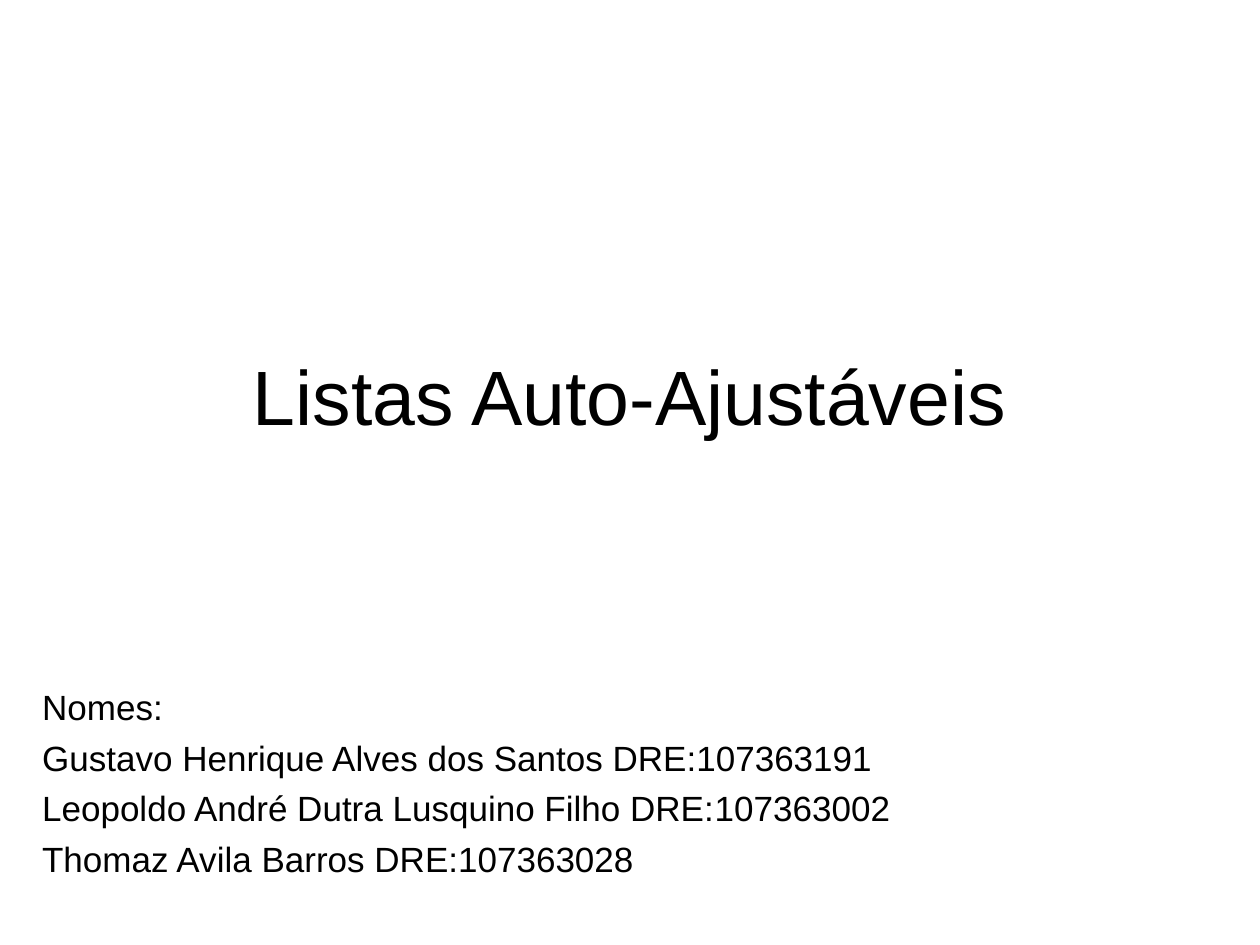
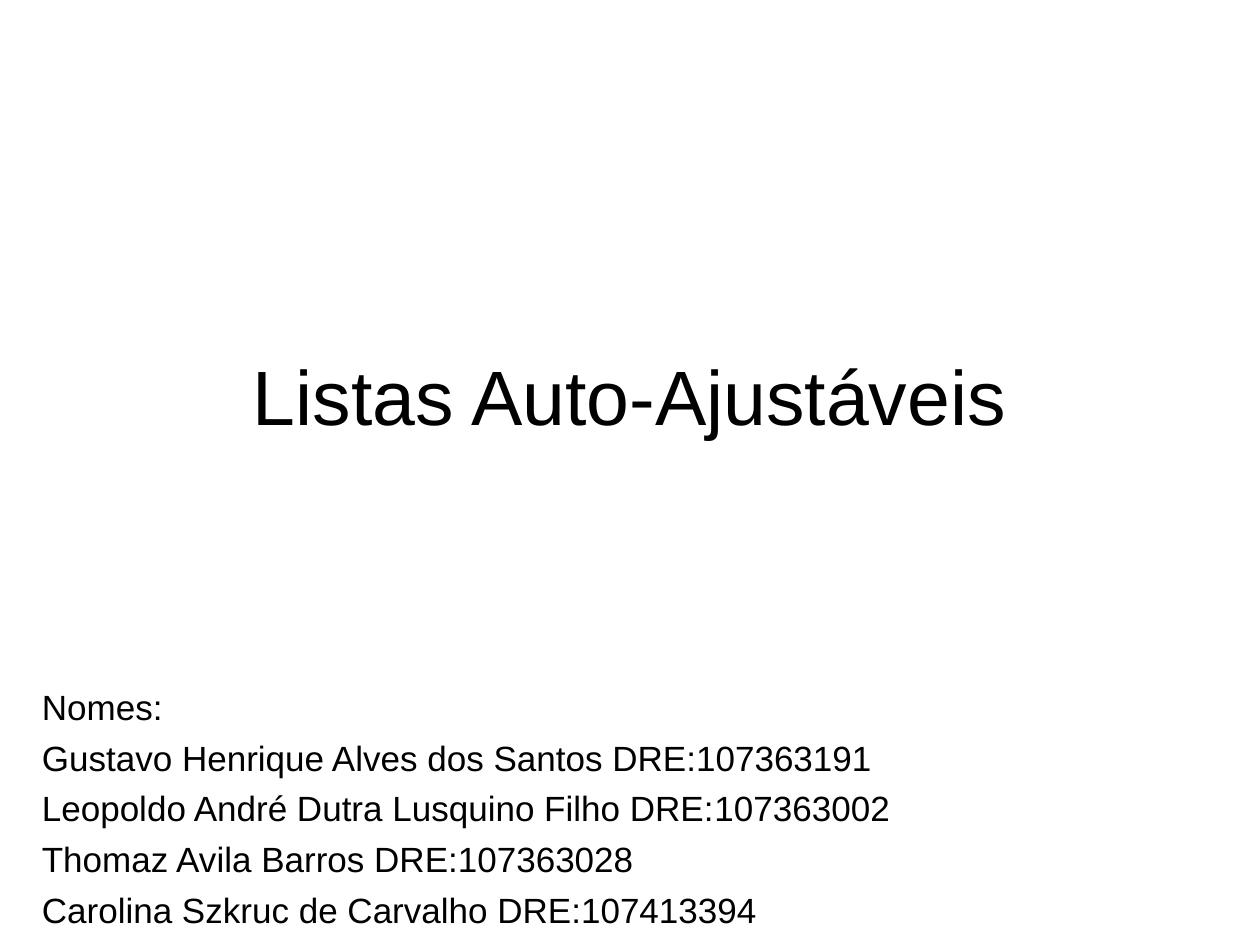
Before and after one commit to thomazbarros/orgdados2-2009, a slide deck: slide 1 of Listas Auto-Ajustáveis.ppt. Drawn at 1260x945 pixels with LibreOffice and Linux fonts; fonts in the diff are those of the drawing. Boxes give left, top, right and bottom in pixels: in the first picture for what was removed or moved away, otherwise in the second. Text is boxed around its words. In the diff, an @@ line names an element or a change of style, - is before the commit and + after.

```diff
--- a/Listas Auto-Ajustáveis.ppt
+++ b/Listas Auto-Ajustáveis.ppt
@@ text at (x1=42, y1=897, x2=756, y2=924): paragraph added @@
+Carolina Szkruc de Carvalho DRE:107413394
```
Also in this commit, not shown: 5 other slides changed, 4 other files.
